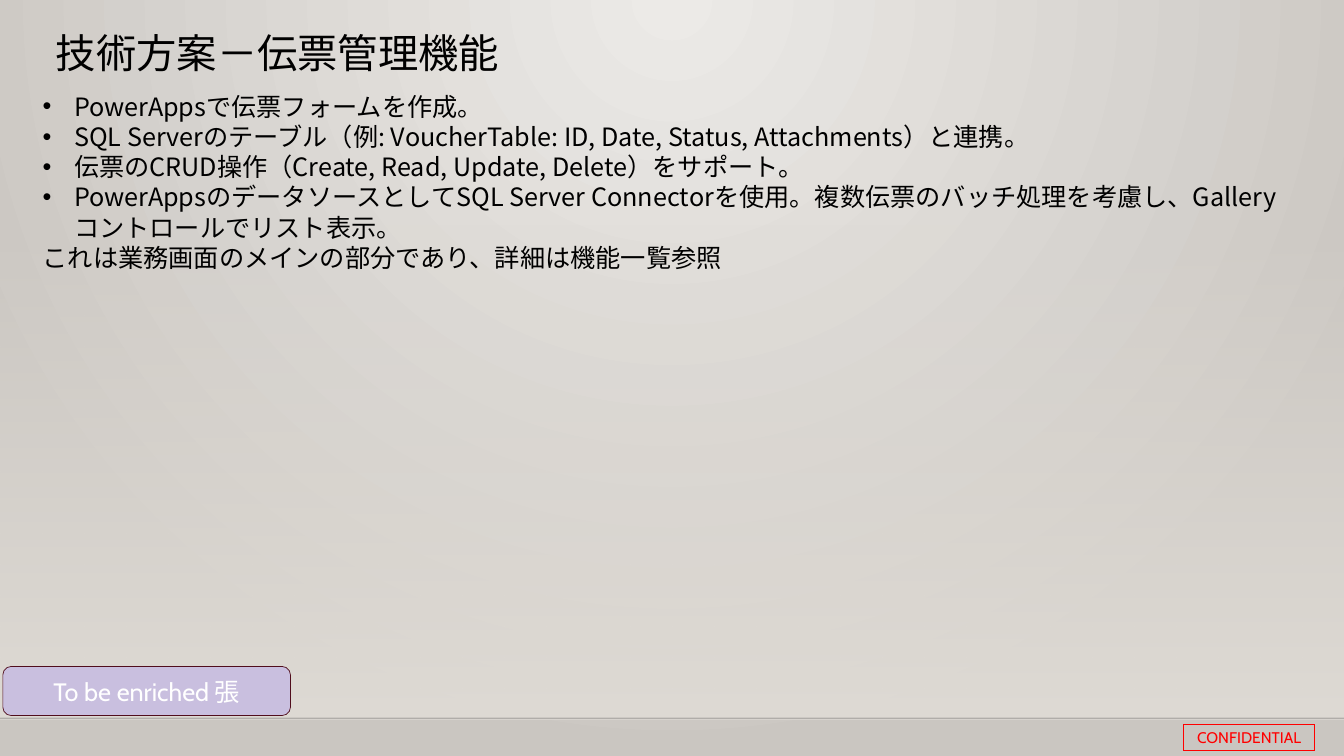
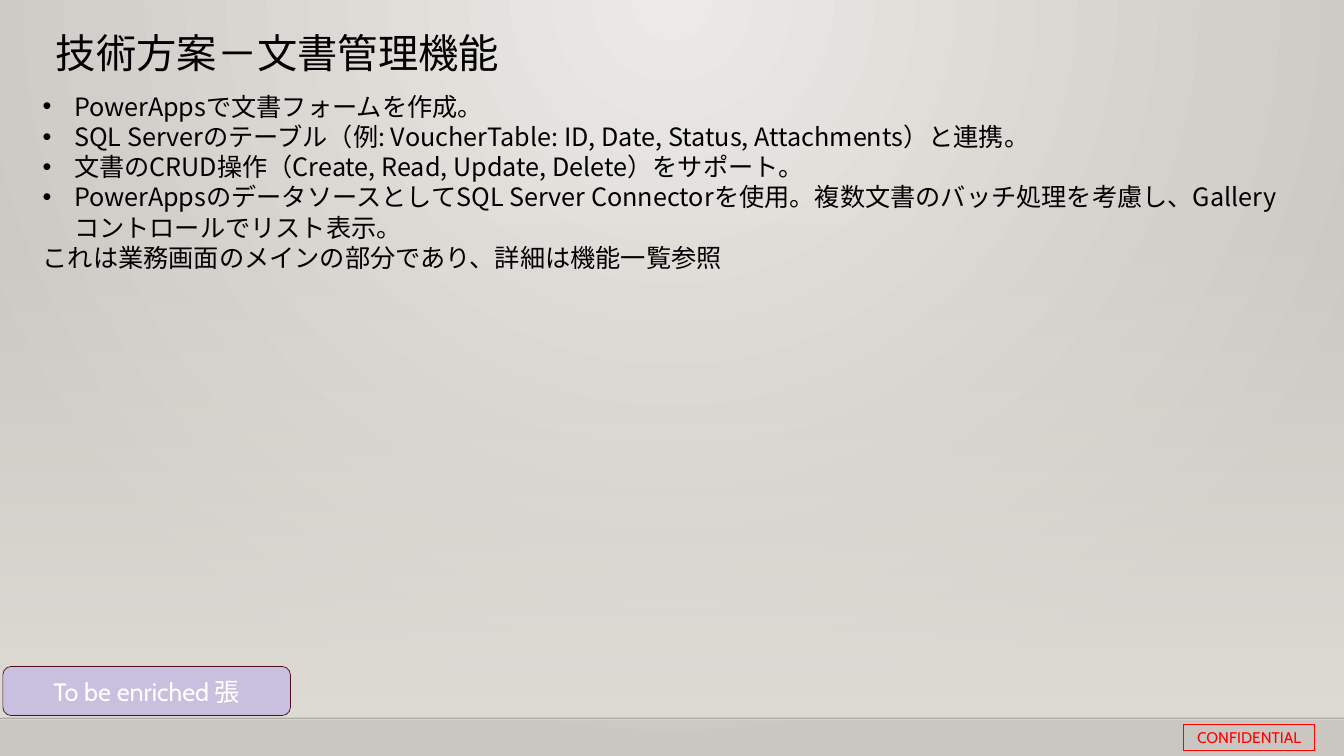
Before and after one commit to 0494938/Notes--CMS-Online, a slide deck: slide 7 of Notesアプリ刷新プロジェクト提案見積もり.pptx (slide 8 before the commit). Drawn at 1344x756 pixels with LibreOffice and Linux fonts; fonts in the diff are those of the drawing; background and template pictures are left out. Boxes give left, top, right and bottom in pixels: in the first picture for what was removed or moved away, otherwise in the second. Text is boxed around its words. In the diff, an @@ line names an element or a change of style, - is before the commit and + after.

```diff
--- a/Notesアプリ刷新プロジェクト提案見積もり.pptx
+++ b/Notesアプリ刷新プロジェクト提案見積もり.pptx
@@ title at [56, 34, 500, 72]: text changed @@
-技術方案－伝票管理機能
+技術方案－文書管理機能
@@ text at [74, 94, 483, 122]: text changed @@
-• PowerAppsで伝票フォームを作成。
+• PowerAppsで文書フォームを作成。
@@ text at [74, 150, 1276, 239]: text changed @@
-• 伝票のCRUD操作（Create, Read, Update, Delete）をサポート。
-• PowerAppsのデータソースとしてSQL Server Connectorを使用。複数伝票のバッチ処理を考慮し、Galleryコントロールでリスト表示。
+• 文書のCRUD操作（Create, Read, Update, Delete）をサポート。
+• PowerAppsのデータソースとしてSQL Server Connectorを使用。複数文書のバッチ処理を考慮し、Galleryコントロールでリスト表示。
```
Also in this commit, not shown: 12 other slides changed, 5 slides added, 2 slides removed, 9 other files.
